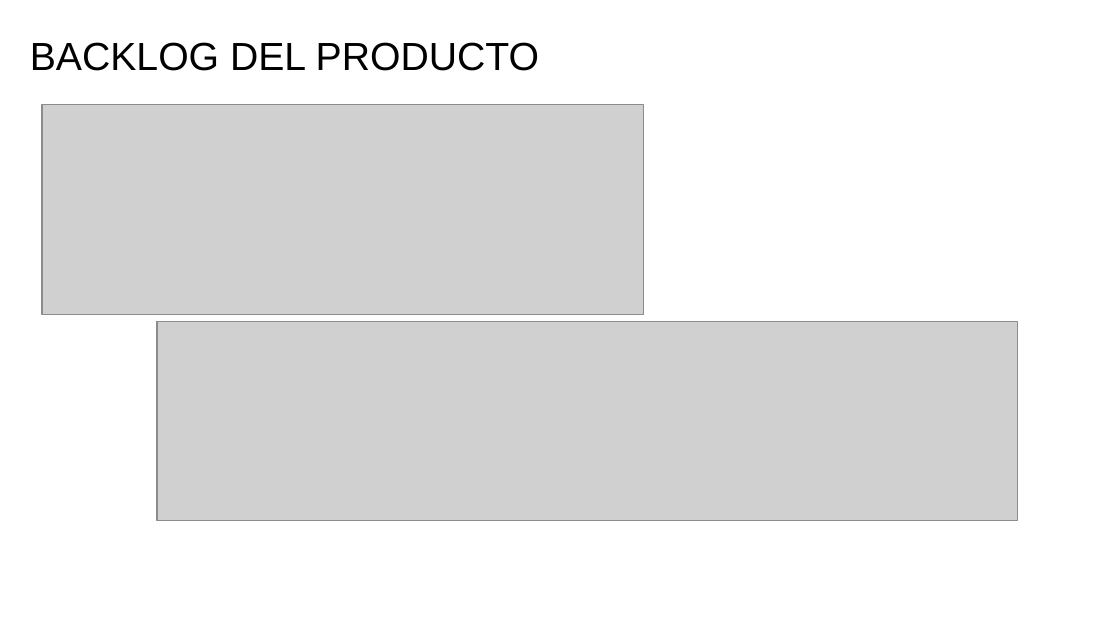
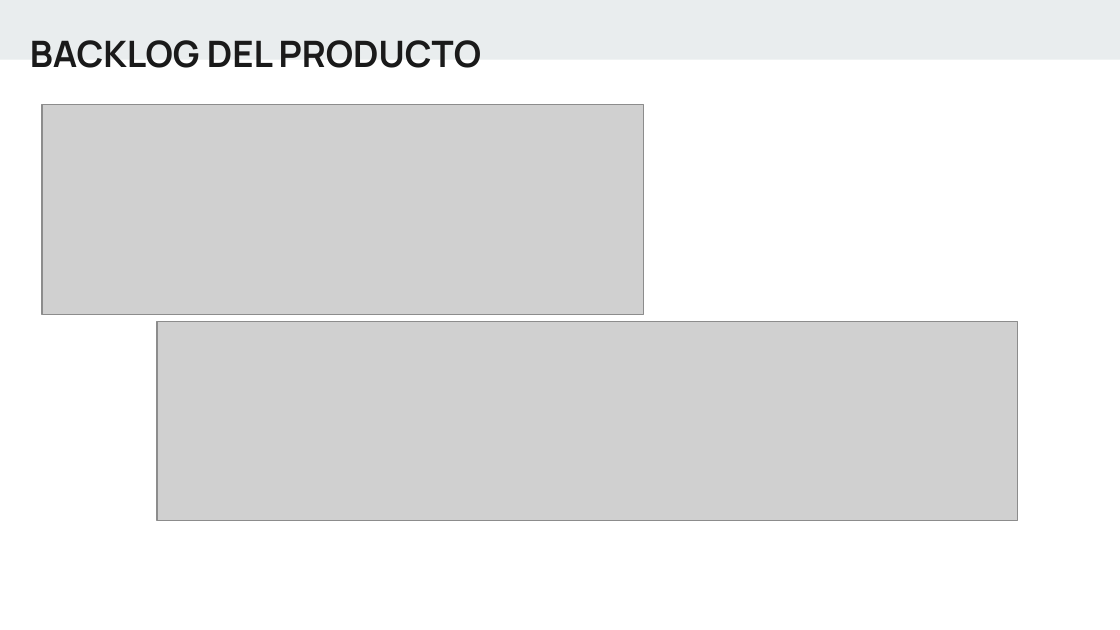
Before and after one commit to frankgonzmc/AppGym, a slide deck: slide 5 of DOC/PRESENTACION.pptx (slide 3 before the commit). Drawn at 1120x630 pixels with LibreOffice and Linux fonts; fonts in the diff are those of the drawing; grey boxes stand for pictures. Boxes give left, top, right and bottom in pixels: in the first picture for what was removed or moved away, otherwise in the second. Text is boxed around its words. In the diff, an @@ line names an element or a change of style, - is before the commit and + after.

```diff
--- a/DOC/PRESENTACION.pptx
+++ b/DOC/PRESENTACION.pptx
@@ rectangle added at [0,0,1120,59], fill #E9EDEE @@
@@ title "BACKLOG DEL PRODUCTO" at [30,40,482,68]: size 25.2 to 23.4 pt, font Arial to Manrope, text colour #000000 to #1A1A1A, bold on @@
```
Also in this commit, not shown: 9 other slides changed, 3 slides added, 1 slide removed, 52 other files.
